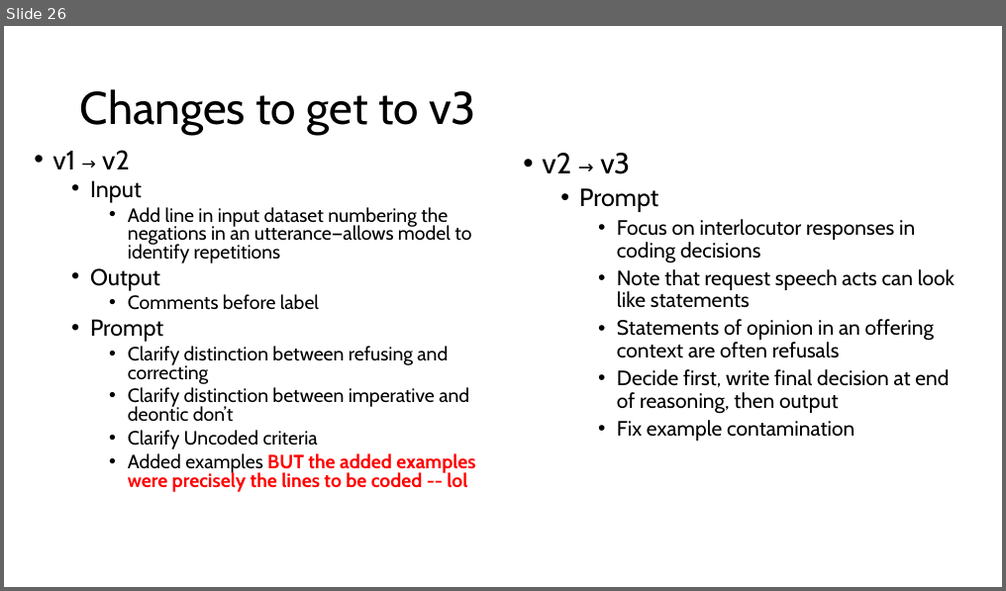
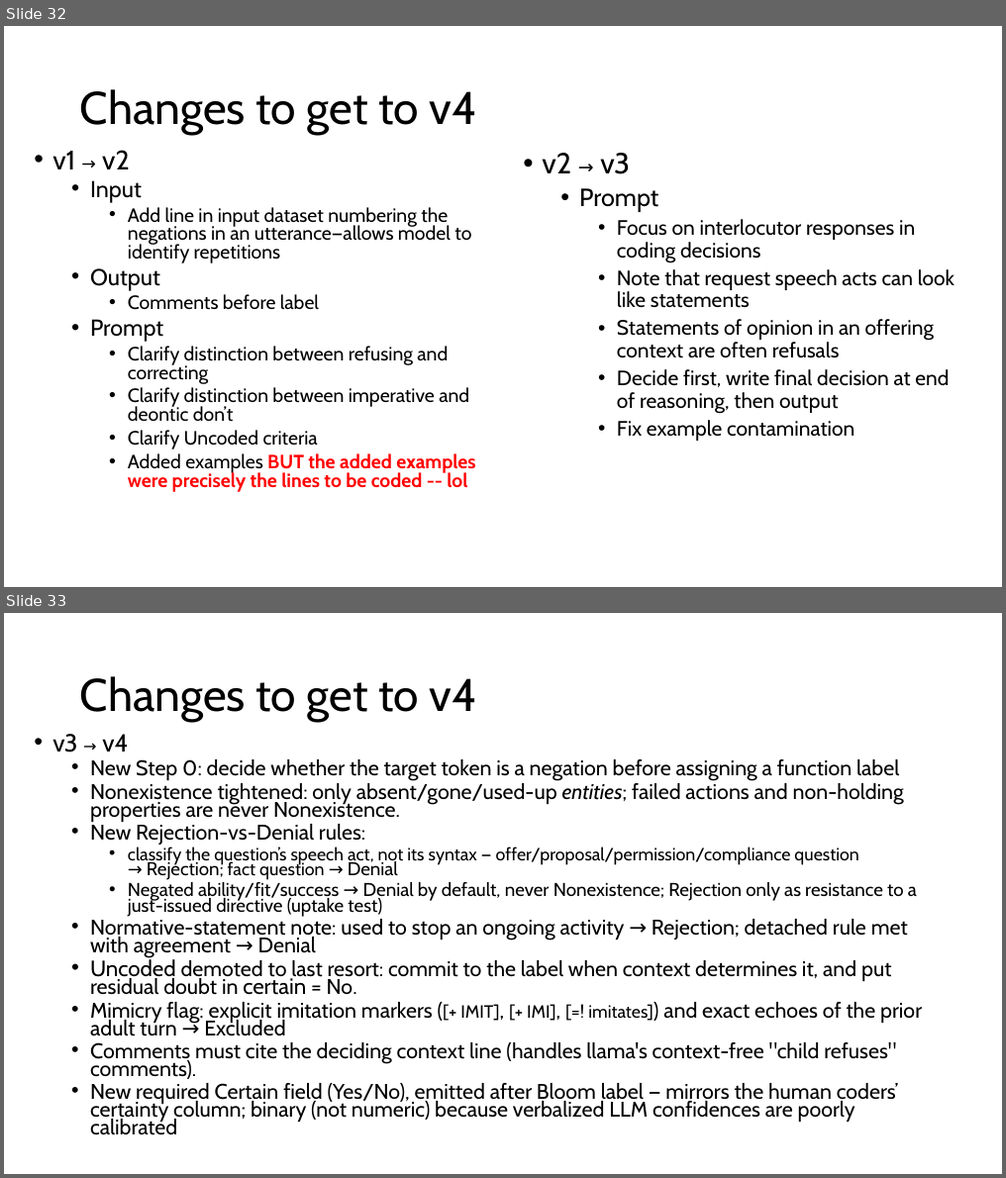
Before and after one commit to annikamh406/XLing-LLM_coding, a slide deck: Write up/2026-07-07_XLing-LLM-coding_lab-meeting.pptx. Shown one above the other, each under a label of ours: slide 26 before the commit, slides 32 and 33 after it. The pictures are 1006x591 and 1006x1178 pixels, drawn with LibreOffice and Linux fonts; fonts in the diff are those of the drawing. Boxes give left, top, right and bottom in pixels: in the first picture for what was removed or moved away, otherwise in the second. Text is boxed around its words. In the diff, an @@ line names an element or a change of style, - is before the commit and + after.

Commit message:
add certainty viewer and update lab materials

```diff
--- a/Write up/2026-07-07_XLing-LLM-coding_lab-meeting.pptx
+++ b/Write up/2026-07-07_XLing-LLM-coding_lab-meeting.pptx
@@ slide 33 added at [4, 613, 1002, 1174], background #FFFFFF @@
@@ title added at [80, 676, 477, 722], 44 pt, text #000000 @@
+Changes to get to v4
@@ text added at [53, 734, 922, 1136], 20.4 pt, text #000000 @@
+• v3 → v4
+  • New Step 0: decide whether the target token is a negation before assigning a function label
+  • Nonexistence tightened: only absent/gone/used-up entities; failed actions and non-holding properties are never Nonexistence.
+  • New Rejection-vs-Denial rules:
+    • classify the question’s speech act, not its syntax — offer/proposal/permission/compliance question → Rejection; fact question → Denial
+    • Negated ability/fit/success → Denial by default, never Nonexistence; Rejection only as resistance to a just-issued directive (uptake test)
+  • Normative-statement note: used to stop an ongoing activity → Rejection; detached rule met with agreement → Denial
+  • Uncoded demoted to last resort: commit to the label when context determines it, and put residual doubt in certain = No.
+  • Mimicry flag: explicit imitation markers ([+ IMIT], [+ IMI], [=! imitates]) and exact echoes of the prior adult turn → Excluded
+  • Comments must cite the deciding context line (handles llama's context-free "child refuses" comments).
+  • New required Certain field (Yes/No), emitted after Bloom label — mirrors the human coders’ certainty column; binary (not numeric) because verbalized LLM confidences are poorly calibrated
@@ what was slide 26 is now slide 32 @@
@@ slide 32 changed as well @@
@@ title at [80, 89, 477, 135]: text changed @@
-Changes to get to v3
+Changes to get to v4
```
Also in this commit, not shown: 6 other slides changed, 28 other slides added, 11 slides removed, 4 other files.
